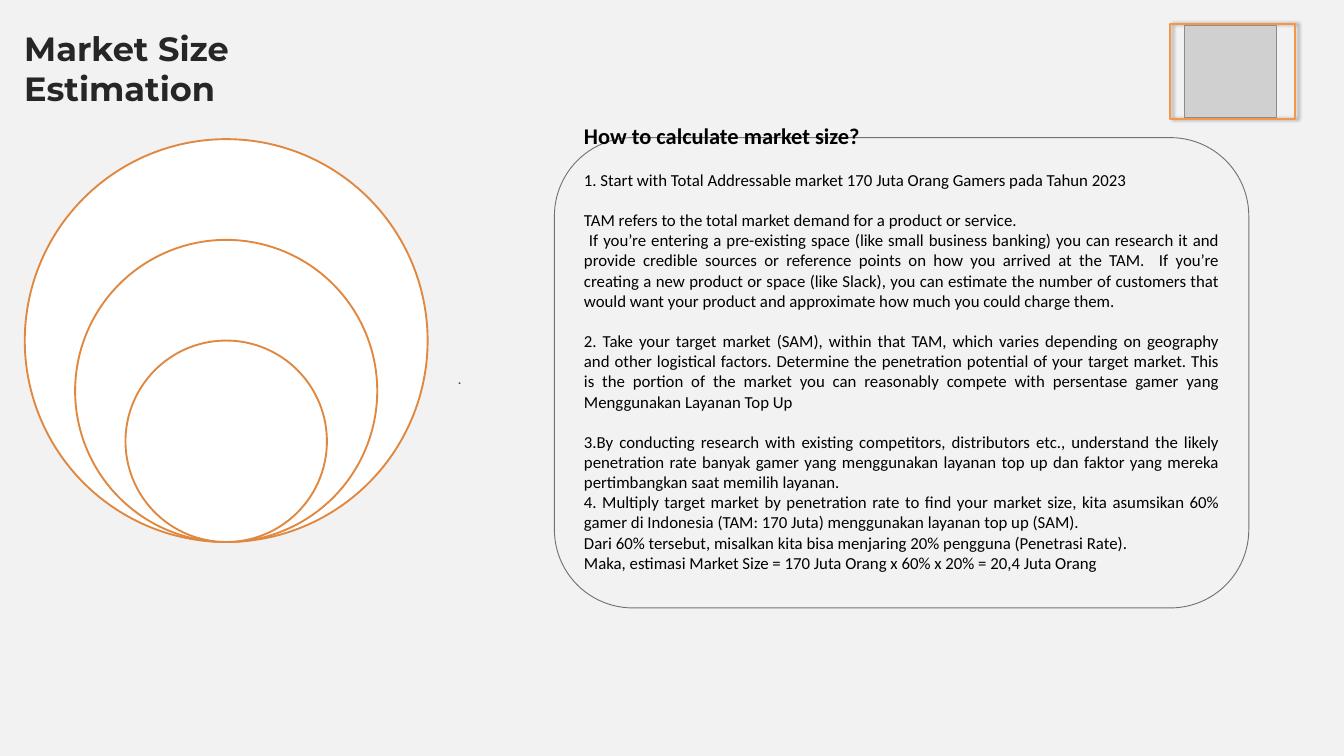
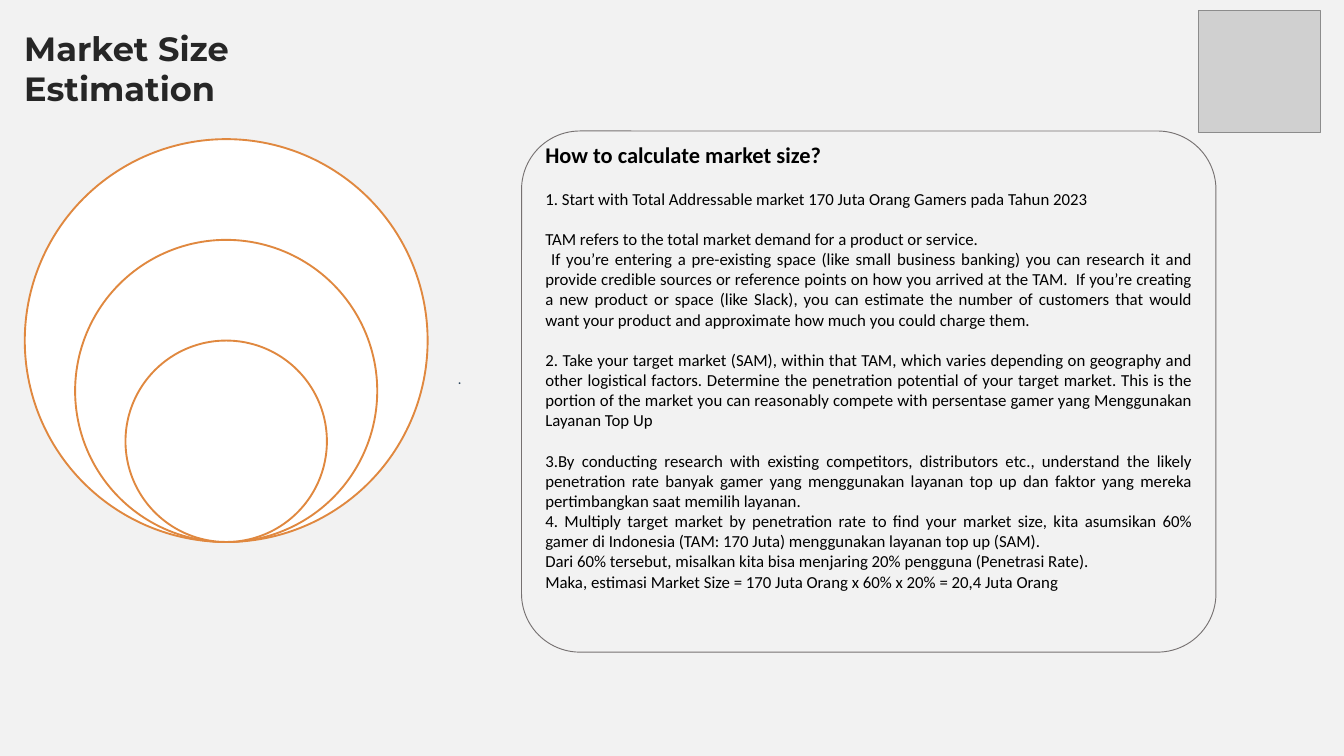
Before and after one commit to JonathanZefanya/Kuliah, a slide deck: slide 5 of Semester 4/Dasar Kewirausahaan/Pertemuan 3 (21-03-2024)/night market - milestone 1.pptx. Drawn at 1344x756 pixels with LibreOffice and Linux fonts; fonts in the diff are those of the drawing; grey boxes stand for pictures. Boxes give left, top, right and bottom in pixels: in the first picture for what was removed or moved away, otherwise in the second. Text is boxed around its words. In the diff, an @@ line names an element or a change of style, - is before the commit and + after.

```diff
--- a/Semester 4/Dasar Kewirausahaan/Pertemuan 3 (21-03-2024)/night market - milestone 1.pptx
+++ b/Semester 4/Dasar Kewirausahaan/Pertemuan 3 (21-03-2024)/night market - milestone 1.pptx
@@ rectangle removed at <box>1170,24,1294,119</box> @@
@@ picture removed at <box>1185,26,1277,118</box> @@
@@ picture added at <box>1198,11,1320,132</box> @@
@@ rounded rectangle "How to calculate market size?": place and size @@
-rounded rectangle "How to calculate market size?" at <box>554,138,1249,608</box>
+rounded rectangle "How to calculate market size?" at <box>521,131,1216,652</box>
@@ rounded rectangle "How to calculate market size?" at <box>521,131,1216,652</box>: proportions changed @@
```
Also in this commit, not shown: 8 other slides changed, 9 other files.
